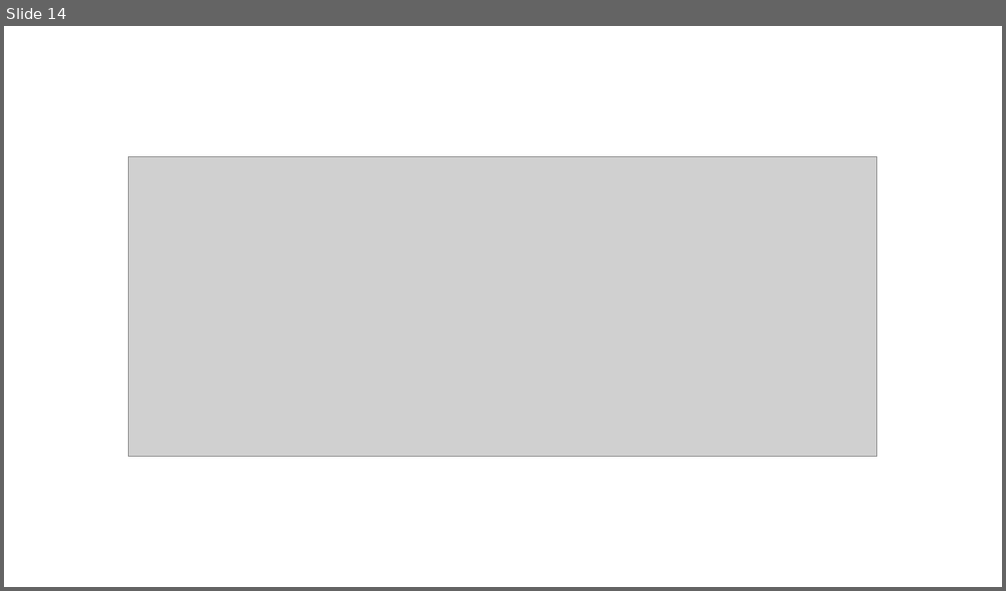
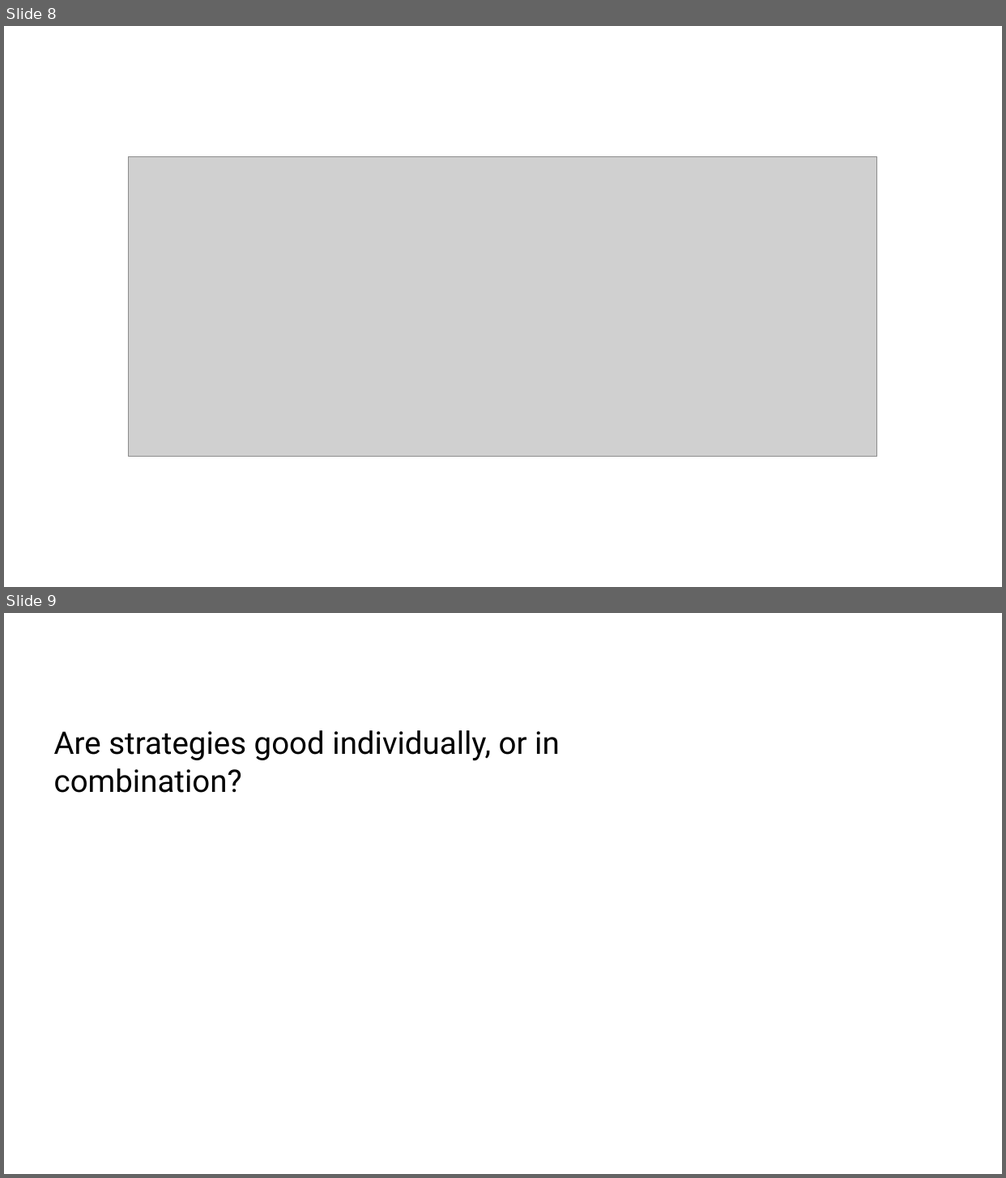
Before and after one commit to ltaylor2/LHSP, a slide deck: SICB/SICB2025.pptx. Shown one above the other, each under a label of ours: slide 14 before the commit, slides 8 and 9 after it. The pictures are 1006x591 and 1006x1178 pixels, drawn with LibreOffice and Linux fonts; fonts in the diff are those of the drawing; grey boxes stand for pictures. Boxes give left, top, right and bottom in pixels: in the first picture for what was removed or moved away, otherwise in the second. Text is boxed around its words. In the diff, an @@ line names an element or a change of style, - is before the commit and + after.

Commit message:
sicb working, just variation in strategies left. TODO individual strategies successful, or pairs? Variation in STRATEGIES across environments, or variation in COMBOS across envs bigger? Also, run breeding season model with only one parent initialized to look at success of different strategies for F across all envs

```diff
--- a/SICB/SICB2025.pptx
+++ b/SICB/SICB2025.pptx
@@ slide 9 added at (x1=4, y1=613, x2=1002, y2=1174), background #FFFFFF @@
@@ text added at (x1=54, y1=730, x2=560, y2=793), 30 pt, text #000000 @@
+Are strategies good individually, or in combination?
@@ what was slide 14 is now slide 8 @@
```
Also in this commit, not shown: 11 other slides added, 13 slides removed, 26 other files.
